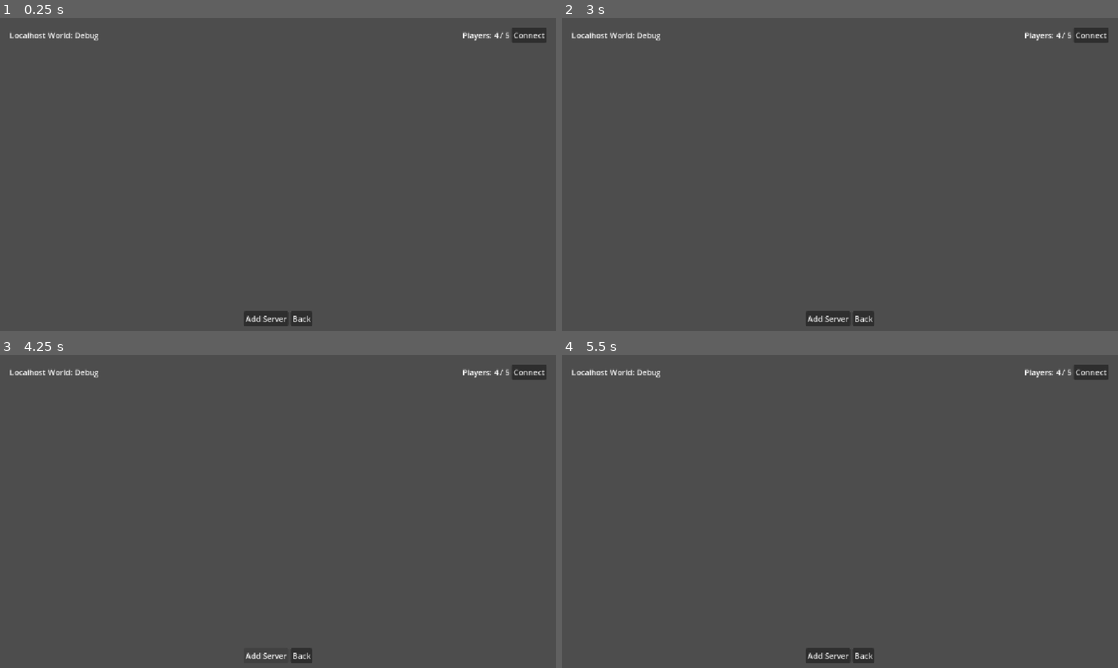
Above: before the commit, frames 1-4 (two rows, left to right).
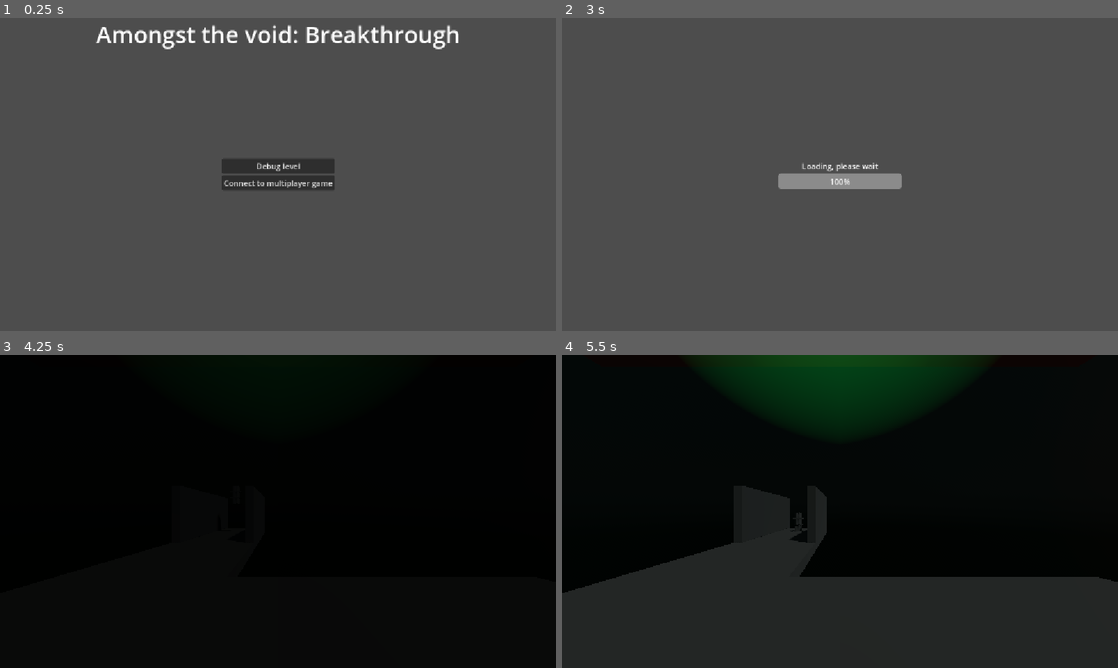
Above: after the commit, the same moments.

Repository: SysadmnIvy27/SDEV-148-Final-Breakthrough
Game: Godot game, scene res://main/main.tscn
The game is run twice, just before and just after one commit, with the same random seed, the same clock (stepped at 60 frames per second) and the same inputs.
Inputs (mouse positions are in pixels of both pictures, inside the frame that each line leads up to):
- Up to frame 1 (0.25 s): no input
- Up to frame 2 (3 s): click (1090, 33) at 0.5 s, where only the run before the commit has a clickable "Connect"; click (840, 183) at 1.25 s, where only the run after the commit has a clickable "Connect to multiplayer game"; click "Back" at 2 s; click (840, 165) at 2.75 s, where only the run after the commit has a clickable "Debug level"
- Up to frame 3 (4.25 s): click (266, 655) at 3.5 s, where only the run before the commit has a clickable "Add Server"
- Up to frame 4 (5.5 s): move the mouse to (962, 495) at 4.27 s; hold D (right) 4.28-5.03 s; click (962, 495) at 4.35 s; move the mouse to (728, 527) at 5.02 s; hold S (backward) from 5.03 s (still down); tap V (swap_view) at 5.1 s

The runs differ from the first frame. In frame 1, 4.3% of the frame differs, in the area x 1-99%, y 2-99%; in frame 2, 2.3%; in frame 3, 100%, in the area x 0-100%, y 0-100%; in frame 4, 100%.

Commit message:
networking updtae 1 : LAN support

Diff:
--- a/levels/testing_level/testing_lvl.gd
+++ b/levels/testing_level/testing_lvl.gd
@@ -83,6 +83,7 @@
 func ping():
 	while true:
 		await get_tree().create_timer(3).timeout
+		game_info = {"GameType" : game_type, "max_players" : max_players, "current_players" : num_players}
 		var serialized_info = JSON.stringify(game_info).to_utf8_buffer()
 		broadcast_peer.put_packet(serialized_info)
 		print("ping: " + str(game_info))
--- /dev/null
+++ b/ui/menus/mainmenu/instanced_elements/server_entry/server_entry.gd
@@ -0,0 +1,36 @@
+extends HBoxContainer
+
+@onready var location: Label = $Location
+@onready var world_type: Label = $World_Type
+@onready var player_count: Label = $Player_Count
+@onready var join_button: Button = $Join_Button
+@onready var removal_timeout: Timer = $removal_timeout
+
+@export var ip : String
+@export var game_type : String
+@export var max_players : int
+@export var num_players : int
+@export var persistant : bool
+
+signal join_game
+
+# Called when the node enters the scene tree for the first time.
+func _ready() -> void:
+	location.text = ip
+	world_type.text = ("Game Type: " + game_type)
+	player_count.text = str(str(num_players) + " / " + str(max_players))
+	if !persistant:
+		removal_timeout.timeout.connect(_on_removal_timeout_timeout)
+		removal_timeout.start()
+
+func update_info(data):
+	location.text = data["ip"]
+	world_type.text = ("Game Type: " + data["GameType"])
+	player_count.text = str(str(int(data["current_players"])) + " / " + str(int(data["max_players"])))
+	removal_timeout.start()
+
+func _on_join_button_pressed() -> void:
+	join_game.emit(ip, game_type)
+
+func _on_removal_timeout_timeout() -> void:
+	queue_free()
--- /dev/null
+++ b/ui/menus/mainmenu/instanced_elements/server_entry/server_entry.tscn
@@ -0,0 +1,33 @@
+[gd_scene format=3 uid="uid://kbp8gc6uad16"]
+
+[ext_resource type="Script" uid="uid://cw3c5he01b31e" path="res://ui/menus/mainmenu/instanced_elements/server_entry/server_entry.gd" id="1_yvsef"]
+
+[node name="ServerEntry" type="HBoxContainer" unique_id=1511878176]
+anchors_preset = 10
+anchor_right = 1.0
+grow_horizontal = 2
+script = ExtResource("1_yvsef")
+
+[node name="Location" type="Label" parent="." unique_id=1602534455]
+layout_mode = 2
+text = "Localhost"
+
+[node name="World_Type" type="Label" parent="." unique_id=1581453667]
+layout_mode = 2
+text = "World: Debug"
+
+[node name="Player_Count" type="Label" parent="." unique_id=752346980]
+layout_mode = 2
+size_flags_horizontal = 10
+text = "Players: 4 / 5"
+
+[node name="Join_Button" type="Button" parent="." unique_id=1229719340]
+layout_mode = 2
+size_flags_horizontal = 8
+text = "Connect"
+
+[node name="removal_timeout" type="Timer" parent="." unique_id=285212953]
+wait_time = 6.0
+one_shot = true
+
+[connection signal="pressed" from="Join_Button" to="." method="_on_join_button_pressed"]
--- a/ui/menus/mainmenu/mainmenu.gd
+++ b/ui/menus/mainmenu/mainmenu.gd
@@ -1,16 +1,18 @@
 extends Control
 
-#const debug_level_Path : String = "res://levels/testing_level/testing_lvl.tscn"
 var gamepath : String
 const game_types = {"debug" : {"path" : "res://levels/testing_level/testing_lvl.tscn"}}
 
+# menu ui elements
 @onready var menu = $menu
 @onready var loading = $loading
 @onready var loading_bar: ProgressBar = $loading/VBoxContainer/Loading_Bar
 @onready var timer_load: Timer = $Timer_Load
-@onready var ip_textbox: LineEdit = $menu/VBoxContainer/ip_textbox
+# multiplayer ui elements
+@onready var servers: Control = $servers
+@onready var serverlist: VBoxContainer = $servers/servers/Server_list/ScrollContainer/serverlist
 
-@onready var serverlist: VBoxContainer = $servers/servers/Server_list/ScrollContainer/serverlist
+@export var entry_scene : PackedScene
 
 signal start_game
 
@@ -46,14 +48,15 @@
 			var data = listen_peer.get_packet()
 			var parsed_string = data.get_string_from_utf8()
 			var dict = JSON.parse_string(parsed_string)
-			dict["ip"] = data.get_packet_ip()
+			dict["ip"] = listen_peer.get_packet_ip()
+			print(dict)
 			var added_server = false
 			for child in serverlist.get_children():
-				if child.name == ("server_" + dict["ip"]):
+				if child.ip == dict["ip"]:
+					child.update_info(dict)
 					added_server = true
 			if !added_server:
 				add_entry(dict)
-			print(dict)
 
 func _on_debug_level_pressed() -> void:
 	peer = ENetMultiplayerPeer.new()
@@ -64,28 +67,32 @@
 	ResourceLoader.load_threaded_request(gamepath,"",true)
 
 func _on_connect_pressed() -> void:
-	peer = ENetMultiplayerPeer.new()
-	peer.create_client(ip_textbox.text, game_port)
 	menu.hide()
-	loading.show()
-	if !gamepath:
-		gamepath = game_types["debug"]["path"]
-	ResourceLoader.load_threaded_request(gamepath,"",true)
+	servers.show()
 
 func _on_timer_load_timeout() -> void:
 	multiplayer.multiplayer_peer = peer
 	emit_signal("start_game",ResourceLoader.load_threaded_get(gamepath))
 
 func add_entry(data): # data = game_info = {"GameType" : game_type, "max_players" : max_players, "current_players" : num_players, "ip" : ip_address}
-	# making required controls
-	var connection_box = HBoxContainer.new()
-	var host_label = Label.new()
-	var type_label = Label.new()
-	var player_count = Label.new()
-	var connect_button = Button.new()
-	# setting up container
-	connection_box.name = ("server_" + data["ip"])
-	host_label.text = data["ip"]
-	type_label.text = data["GameType"]
-	player_count.text = (data["current_players"] + " / " + data["max_players"])
-	#player_count.
+	var entry = entry_scene.instantiate()
+	entry.ip = data["ip"]
+	entry.game_type = data["GameType"]
+	entry.num_players = data["current_players"]
+	entry.max_players = data["max_players"]
+	entry.join_game.connect(join_game)
+	serverlist.add_child(entry)
+
+func join_game(ip : String, gametype : String):
+	peer = ENetMultiplayerPeer.new()
+	peer.create_client(ip, game_port)
+	menu.hide()
+	servers.hide()
+	loading.show()
+	gamepath = game_types[gametype]["path"]
+	ResourceLoader.load_threaded_request(gamepath,"",true)
+
+
+func _on_back_button_pressed() -> void:
+	servers.hide()
+	menu.show()
--- a/ui/menus/mainmenu/mainmenu.tscn
+++ b/ui/menus/mainmenu/mainmenu.tscn
@@ -1,6 +1,7 @@
 [gd_scene format=3 uid="uid://dwoey88ml5c3c"]
 
 [ext_resource type="Script" uid="uid://cbaf5krunxc1h" path="res://ui/menus/mainmenu/mainmenu.gd" id="1_4qrq3"]
+[ext_resource type="PackedScene" uid="uid://kbp8gc6uad16" path="res://ui/menus/mainmenu/instanced_elements/server_entry/server_entry.tscn" id="2_x2qex"]
 
 [node name="Mainmenu" type="Control" unique_id=1536854135]
 layout_mode = 3
@@ -10,9 +11,9 @@
 grow_horizontal = 2
 grow_vertical = 2
 script = ExtResource("1_4qrq3")
+entry_scene = ExtResource("2_x2qex")
 
 [node name="menu" type="Control" parent="." unique_id=818539398]
-visible = false
 layout_mode = 1
 anchors_preset = 15
 anchor_right = 1.0
@@ -54,13 +55,8 @@
 layout_mode = 2
 text = "Connect to multiplayer game"
 
-[node name="ip_textbox" type="LineEdit" parent="menu/VBoxContainer" unique_id=1890352408]
-layout_mode = 2
-text = "127.0.0.1"
-placeholder_text = "Enter Server IP"
-max_length = 15
-
 [node name="servers" type="Control" parent="." unique_id=755996629]
+visible = false
 layout_mode = 1
 anchors_preset = 15
 anchor_right = 1.0
@@ -92,27 +88,6 @@
 layout_mode = 2
 size_flags_horizontal = 3
 size_flags_vertical = 3
-
-[node name="Example_connection" type="HBoxContainer" parent="servers/servers/Server_list/ScrollContainer/serverlist" unique_id=478536306]
-layout_mode = 2
-
-[node name="Location" type="Label" parent="servers/servers/Server_list/ScrollContainer/serverlist/Example_connection" unique_id=55370428]
-layout_mode = 2
-text = "Localhost"
-
-[node name="World_Type" type="Label" parent="servers/servers/Server_list/ScrollContainer/serverlist/Example_connection" unique_id=1854579637]
-layout_mode = 2
-text = "World: Debug"
-
-[node name="PlayerCount" type="Label" parent="servers/servers/Server_list/ScrollContainer/serverlist/Example_connection" unique_id=352825701]
-layout_mode = 2
-size_flags_horizontal = 10
-text = "Players: 4 / 5"
-
-[node name="Button" type="Button" parent="servers/servers/Server_list/ScrollContainer/serverlist/Example_connection" unique_id=1969826945]
-layout_mode = 2
-size_flags_horizontal = 8
-text = "Connect"
 
 [node name="Server_connection" type="MarginContainer" parent="servers/servers" unique_id=1899510363]
 layout_mode = 2
@@ -169,4 +144,5 @@
 
 [connection signal="pressed" from="menu/VBoxContainer/Debug_level" to="." method="_on_debug_level_pressed"]
 [connection signal="pressed" from="menu/VBoxContainer/Connect" to="." method="_on_connect_pressed"]
+[connection signal="pressed" from="servers/servers/Server_connection/HBoxContainer/Back_button" to="." method="_on_back_button_pressed"]
 [connection signal="timeout" from="Timer_Load" to="." method="_on_timer_load_timeout"]
Not shown, added: ui/menus/mainmenu/instanced_elements/server_entry/server_entry.gd.uid
Not shown, changed: CHANGELOG.md
